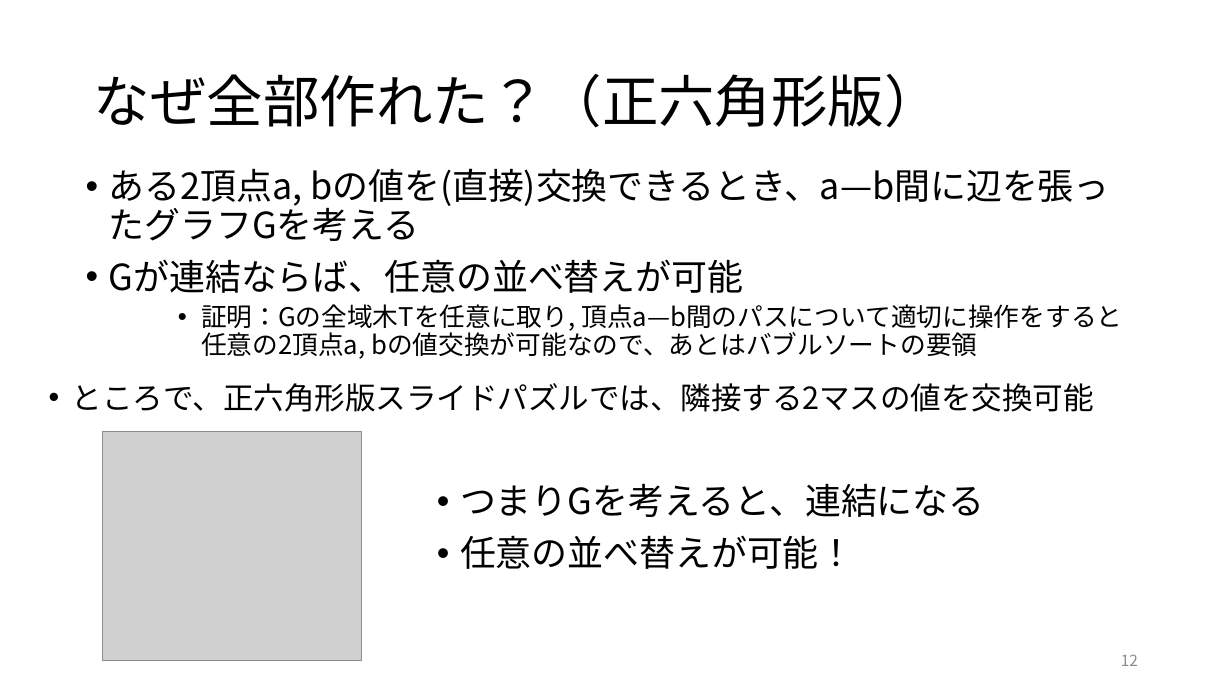
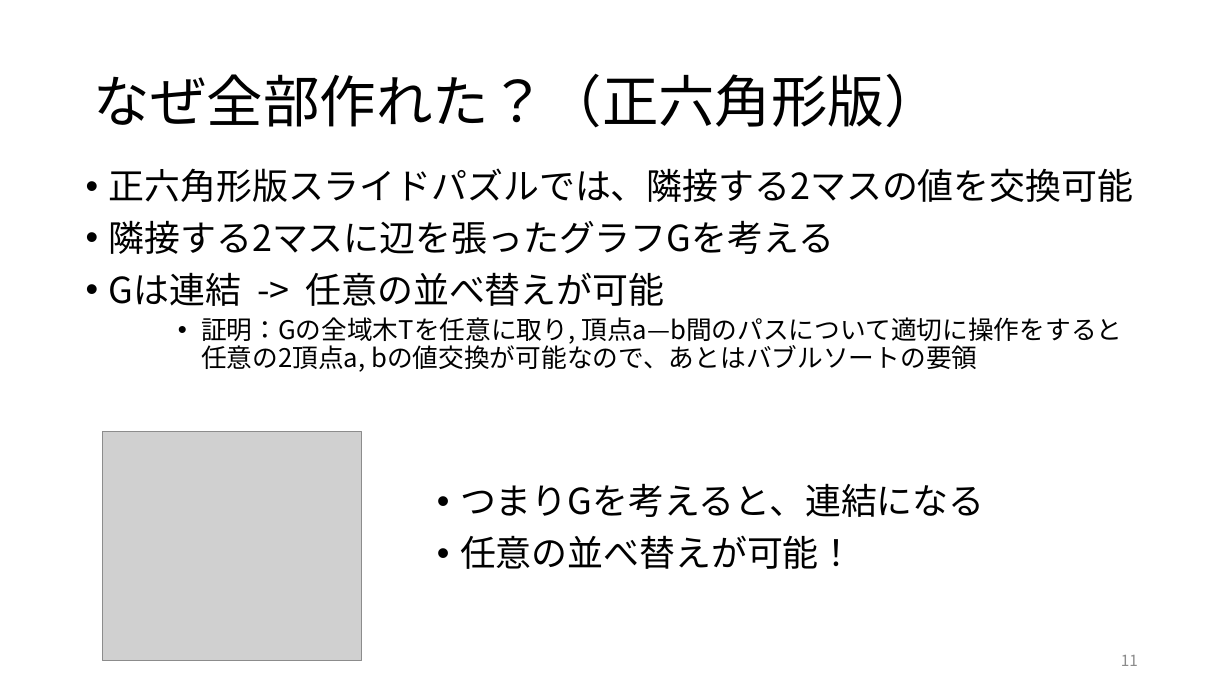
Before and after one commit to j1211/Sliding-Blocks-Piramid, a slide deck: slide 11 of 三角格子パズル全列挙.pptx (slide 12 before the commit). Drawn at 1232x693 pixels with LibreOffice and Linux fonts; fonts in the diff are those of the drawing; grey boxes stand for pictures. Boxes give left, top, right and bottom in pixels: in the first picture for what was removed or moved away, otherwise in the second. Text is boxed around its words. In the diff, an @@ line names an element or a change of style, - is before the commit and + after.

Commit message:
説明用スライド

```diff
--- a/三角格子パズル全列挙.pptx
+++ b/三角格子パズル全列挙.pptx
@@ text at box(109, 168, 1134, 306): text changed @@
-• ある2頂点a, bの値を(直接)交換できるとき、a—b間に辺を張ったグラフGを考える
-• Gが連結ならば、任意の並べ替えが可能
+• 正六角形版スライドパズルでは、隣接する2マスの値を交換可能
+• 隣接する2マスに辺を張ったグラフGを考える
+• Gは連結 -> 任意の並べ替えが可能
@@ text removed at box(72, 383, 1094, 412) @@
-• ところで、正六角形版スライドパズルでは、隣接する2マスの値を交換可能
@@ page number at box(1121, 655, 1138, 666): text changed @@
-12
+11
```
Also in this commit, not shown: 3 other slides changed, 1 slide removed.
